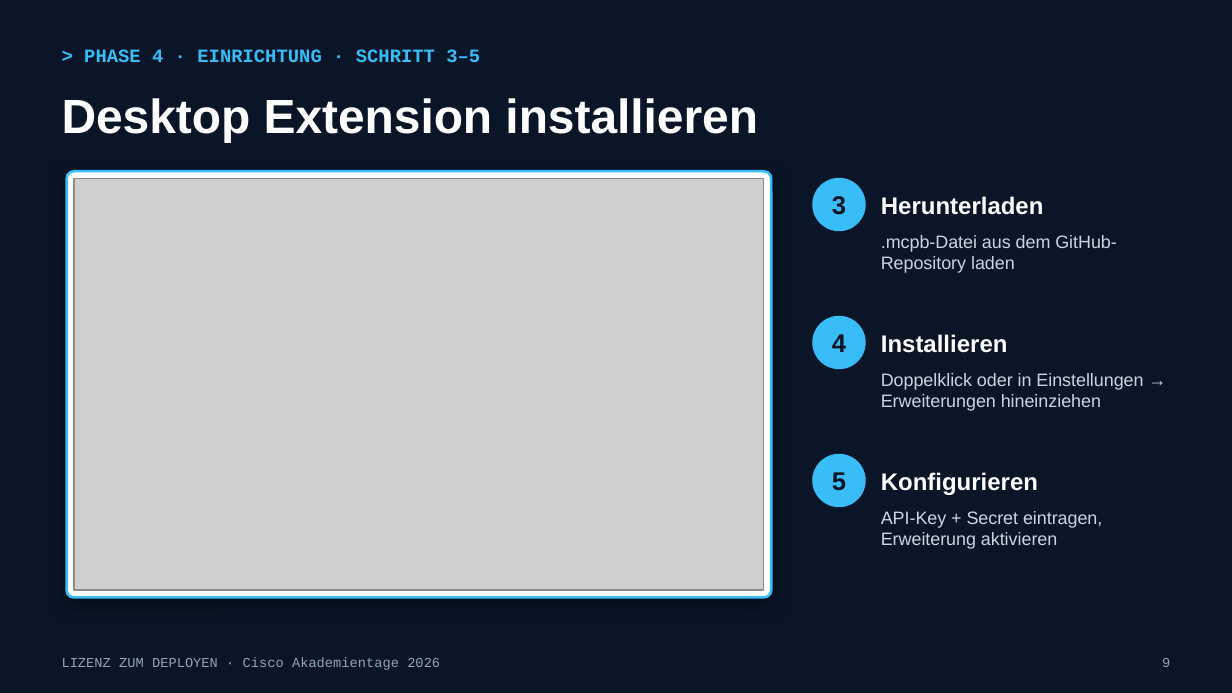
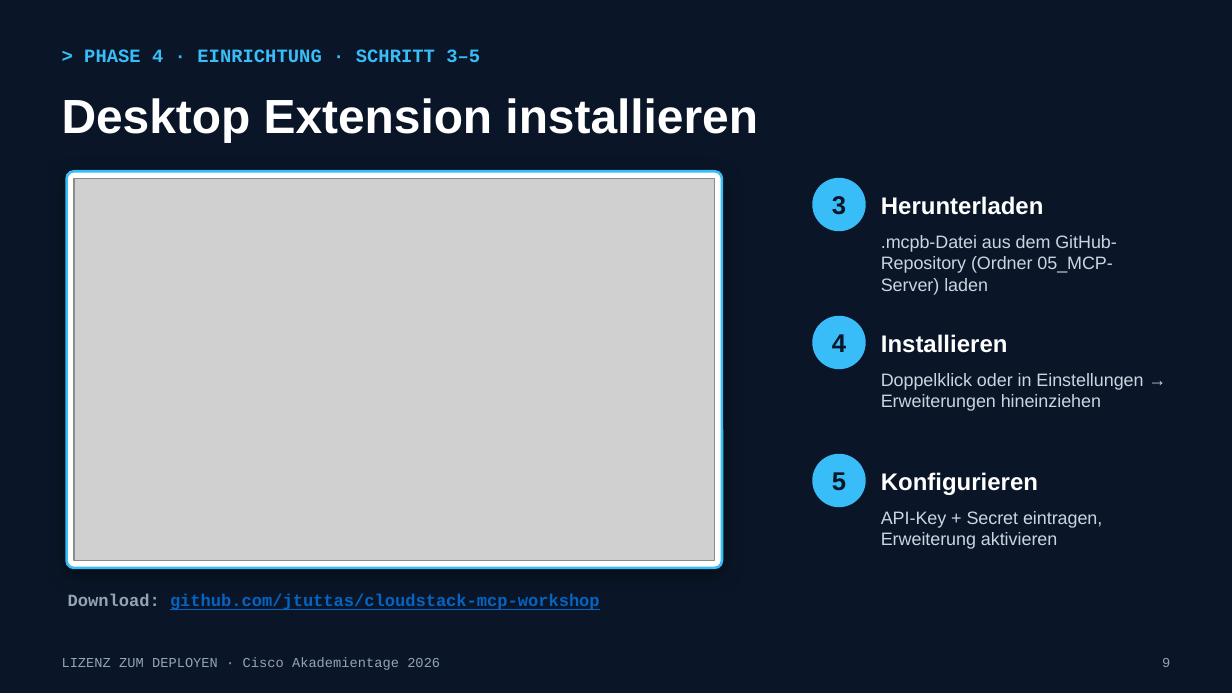
Before and after one commit to jtuttas/cloudstack-mcp-workshop, a slide deck: slide 9 of 03_Praesentation/Lizenz_zum_Deployen.pptx. Drawn at 1232x693 pixels with LibreOffice and Linux fonts; fonts in the diff are those of the drawing; grey boxes stand for pictures. Boxes give left, top, right and bottom in pixels: in the first picture for what was removed or moved away, otherwise in the second. Text is boxed around its words. In the diff, an @@ line names an element or a change of style, - is before the commit and + after.

```diff
--- a/03_Praesentation/Lizenz_zum_Deployen.pptx
+++ b/03_Praesentation/Lizenz_zum_Deployen.pptx
@@ rounded rectangle: place and size @@
-rounded rectangle at <box>67,171,771,598</box>
+rounded rectangle at <box>67,171,722,568</box>
@@ rounded rectangle at <box>67,171,722,568</box>: proportions changed @@
@@ picture: place and size @@
-picture at <box>74,179,764,590</box>
+picture at <box>74,179,715,561</box>
@@ text at <box>881,235,1116,295</box>: text changed @@
-.mcpb-Datei aus dem GitHub-Repository laden
+.mcpb-Datei aus dem GitHub-Repository (Ordner 05_MCP-Server) laden
@@ text added at <box>68,594,600,610</box>, 10 pt, text #0563C1, bold, underline @@
+Download: github.com/jtuttas/cloudstack-mcp-workshop
```
Also in this commit, not shown: 1 other slide changed, 5 other files.
